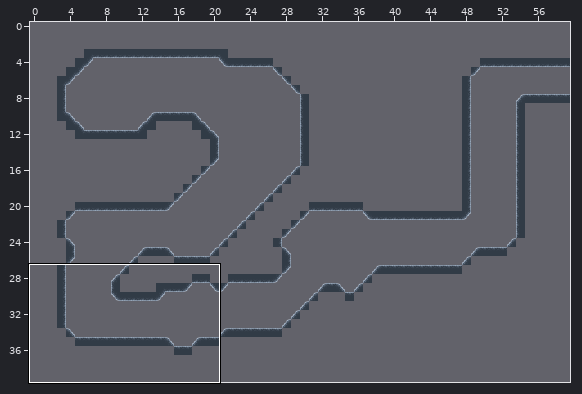
An edit to a level. Tiled map, assets/map/section00.tmx. The first picture is a wide view before the edit; the outline marks the close-up.
Close-up. Old version:
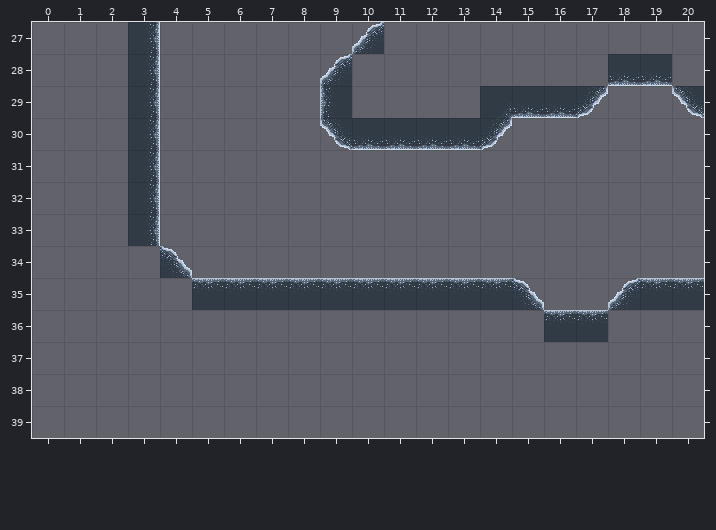
Cells are 32x32 px. Shown: x 0..20, y 27..39. The commit also changed other parts of the map, which this record leaves out.
The result:
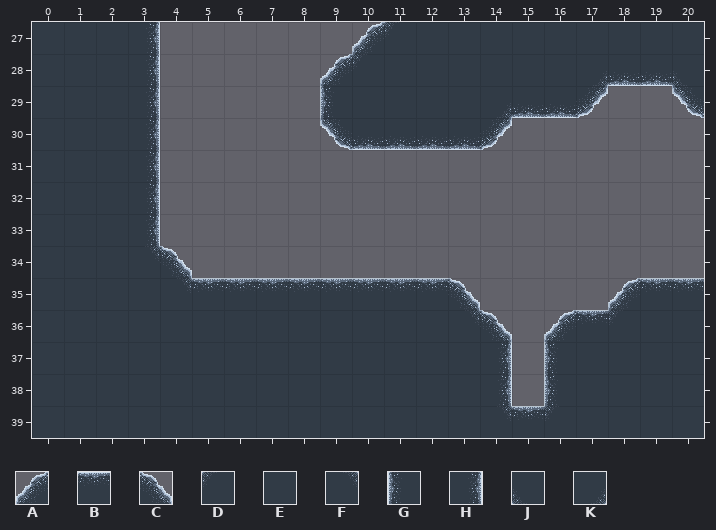
Key: from "slopes": A 11, B 12, C 14, D 20, E 21, F 23, G 28, H 33, J 38, K 41.
_ is an empty cell.
Tiles of an added or newly shown layer are drawn over the layers below it.
Diff:
Layer "background" (added):
y 27: x 0..2 ___ -> EEE; x 12..20 _________ -> EEEEEEEEE
y 28: x 0..2 ___ -> EEE; x 11..16 ______ -> EEEEEE
y 29: x 0..2 ___ -> EEE; x 10..13 ____ -> EEEE
y 30..34: x 0..2 ___ -> EEE
y 35: x 0..3 ____ -> EEEE
y 36: x 0..12 _____________ -> EEEEEEEEEEEEE; x 19..20 __ -> EE
y 37..39: x 0..13 ______________ -> EEEEEEEEEEEEEE; x 17..20 ____ -> EEEE
Layer "walls":
y 27: x 11 _ -> D
y 28: x 10 _ -> D; x 17 _ -> K; x 20 _ -> J
y 34: x 3 _ -> F
y 35: x 4 _ -> F; x 13..15 BBC -> C__
y 36: x 13..14 __ -> FC; x 16 B -> A; x 18 _ -> D
y 37..38: x 14 _ -> H; x 16 _ -> G
y 39: x 14..16 ___ -> FBD
